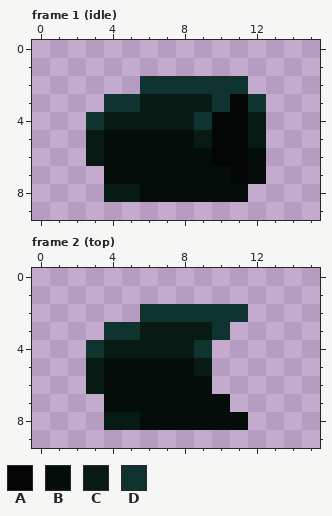
Pixel-art file -- src/entities/player/component/torpedo_bay.aseprite. Above, as it was before the edit.
16x10 pixels, 3 frames. Shown: frame 1 (idle), frame 2 (top). The commit also changed other frames, which this record leaves out.
Palette (. is transparent): A #040605  B #040d09  C #081a14  D #0f332e
Pixels before, frame 1 (idle), first column x 3:
2 ...DDDDDD.
3 .DDCCCCDAD
4 DCCCCCDAAC
5 CBBBBBCAAC
6 CBBBBBBAAB
7 .BBBBBBBAB
8 .CCBBBBBB.
Pixels before, frame 2 (top), first column x 3:
2 ...DDDDDD
3 .DDCCCCD.
4 DCCCCCD..
5 CBBBBBC..
6 CBBBBBB..
7 .BBBBBBB.
8 .CCBBBBBB
New version:
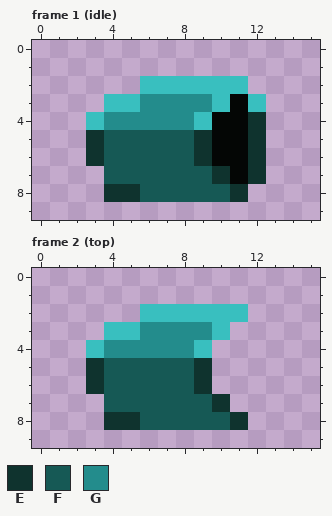
Colours new in this view: E #0f332e  F #165955  G #238c8c
Change:
colour D: #0f332e -> #39bfbf
Changed rows in their new state; - is a pixel that keeps its letter.
Frame 1 (idle):
first column x 3:
 3 ---GGGG---
 4 -GGGGG---E
 5 EFFFFFE--E
 6 EFFFFFE--E
 7 -FFFFFFE-E
 8 -EEFFFFFE-
Frame 2 (top):
first column x 3:
 3 ---GGGG--
 4 -GGGGG---
 5 EFFFFFE--
 6 EFFFFFE--
 7 -FFFFFFE-
 8 -EEFFFFFE
Pixel boxes of the changes (left, top, right, bottom) in both pictures:
changed: (86, 76, 266, 202)
changed: (86, 304, 248, 430)
